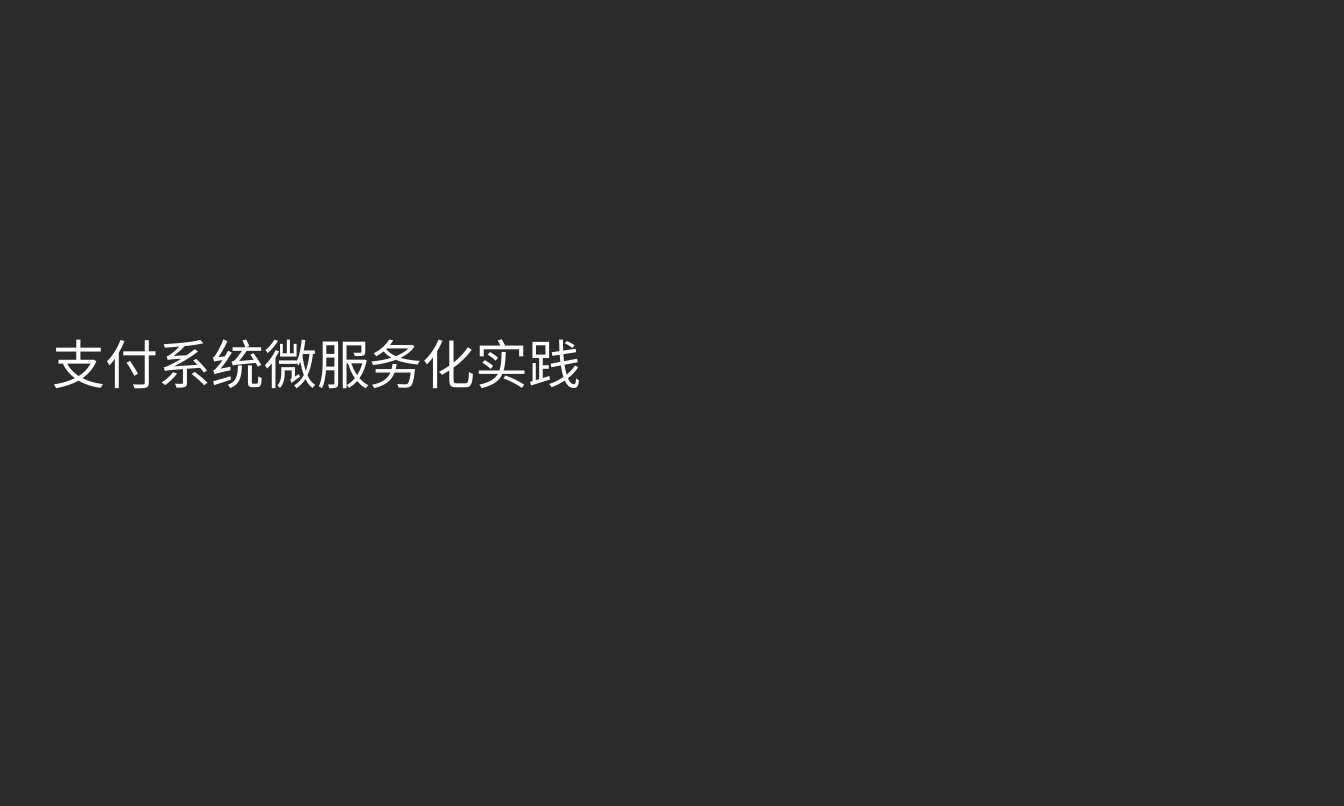
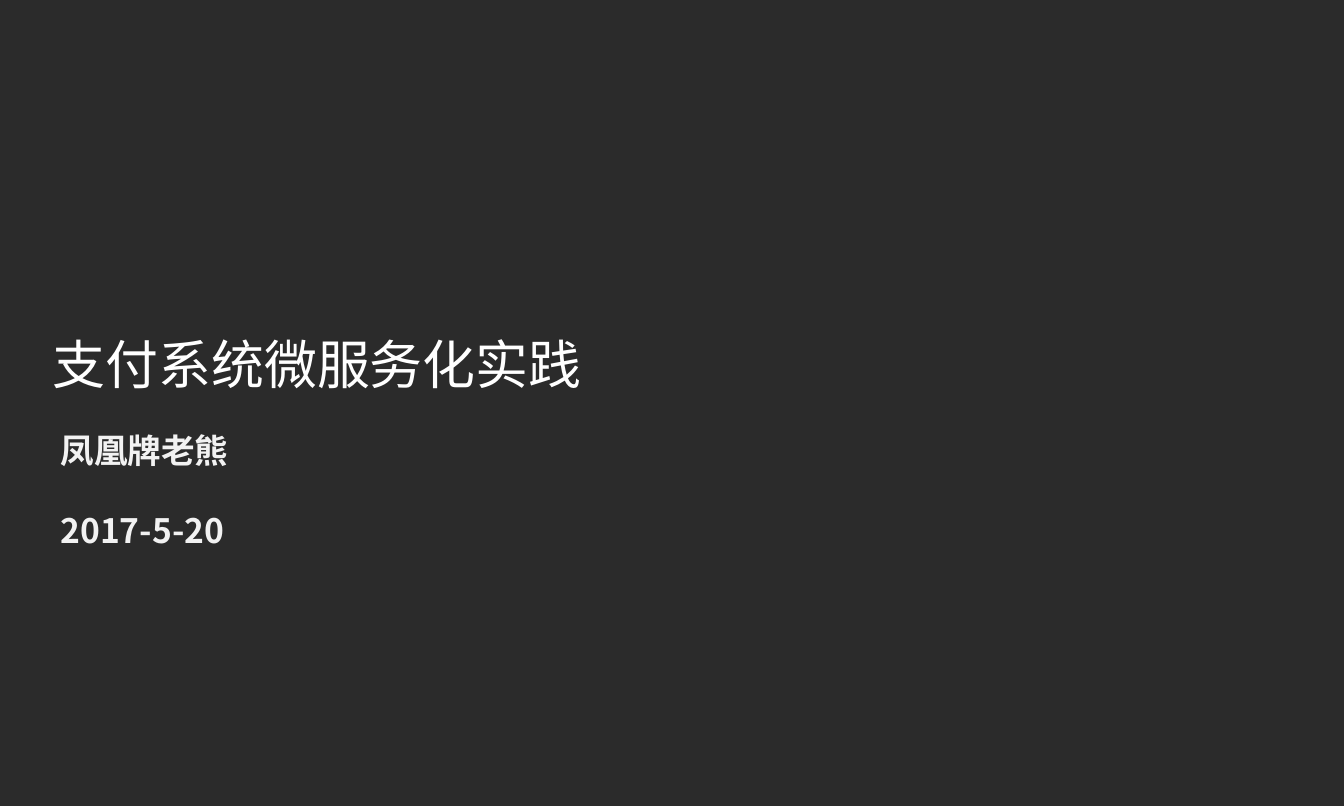
Before and after one commit to duleitony/blog, a slide deck: slide 1 of attach/SDCC.pptx. Drawn at 1344x806 pixels with LibreOffice and Linux fonts; fonts in the diff are those of the drawing; background and template pictures are left out; a plain dark background stands for a picture behind light text. Boxes give left, top, right and bottom in pixels: in the first picture for what was removed or moved away, otherwise in the second. Text is boxed around its words. In the diff, an @@ line names an element or a change of style, - is before the commit and + after.

```diff
--- a/attach/SDCC.pptx
+++ b/attach/SDCC.pptx
@@ text added at (60, 434, 228, 544), 32 pt, text #F2F2F2, bold @@
+凤凰牌老熊
+2017-5-20
```
Also in this commit, not shown: 5 other files.
